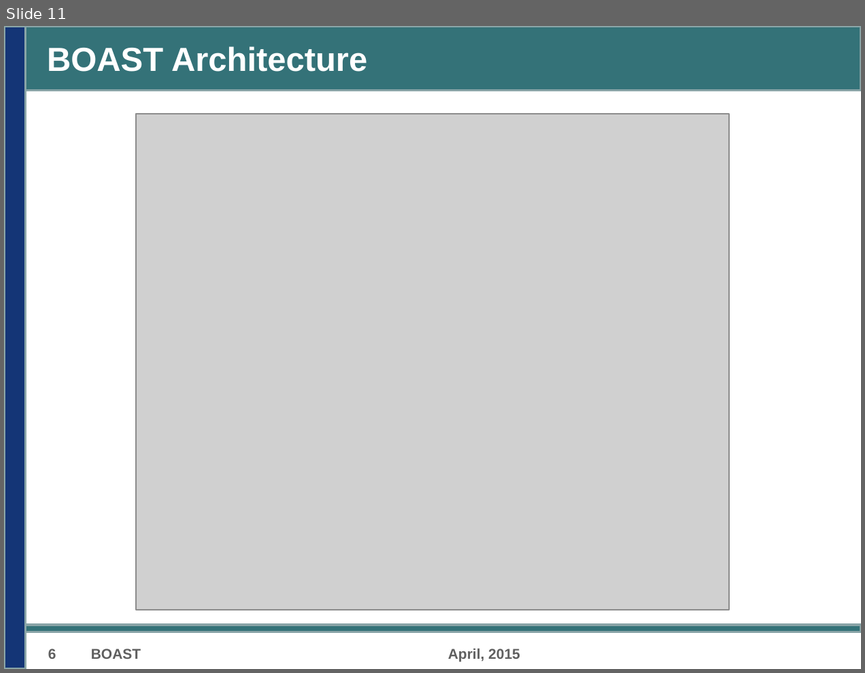
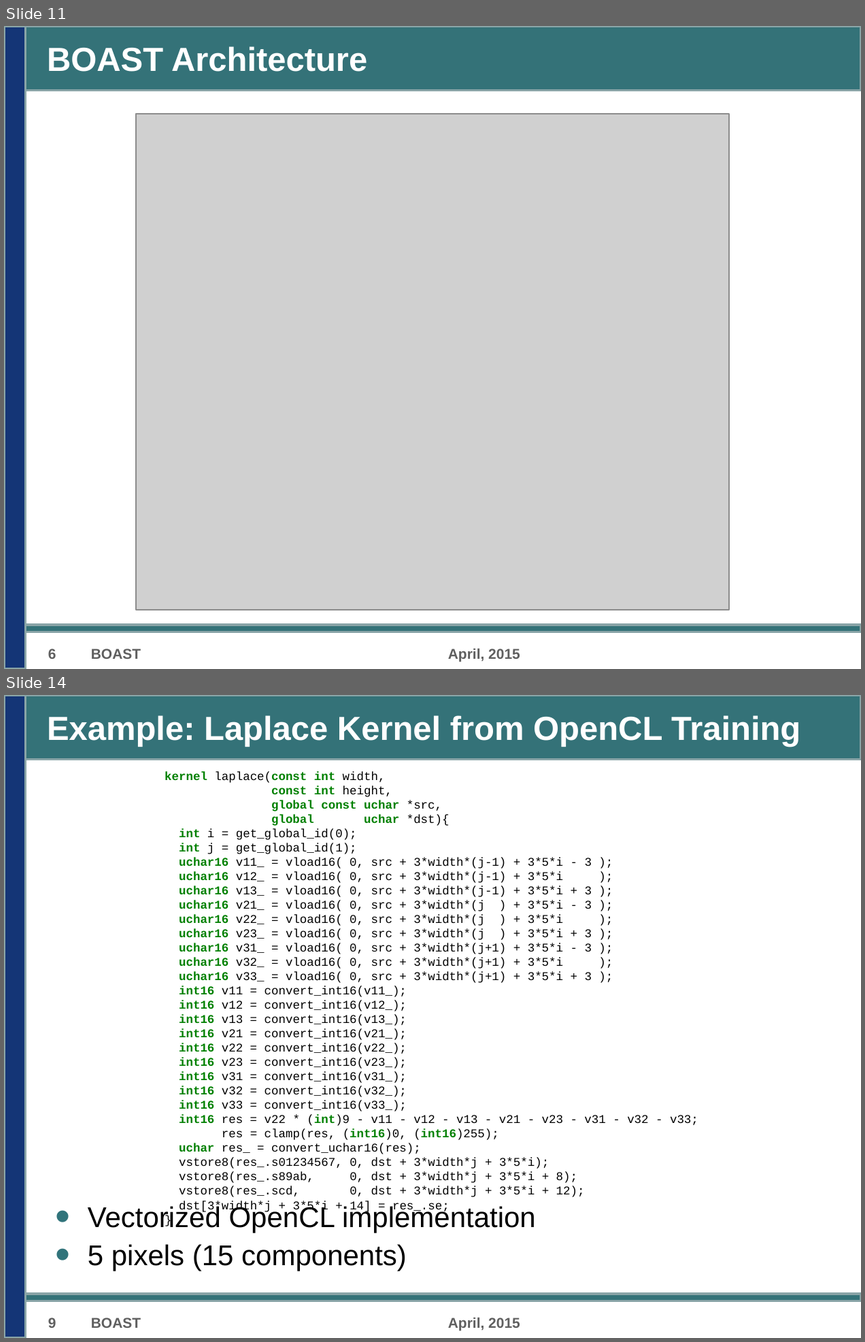
Before and after one commit to Nanosim-LIG/boast-lig, a slide deck: Paper/D5.5/D5.5.odp. Shown one above the other, each under a label of ours: slide 11 before the commit, slides 11 and 14 after it; the slides between them are not shown. The pictures are 865x673 and 865x1342 pixels, drawn with LibreOffice and Linux fonts; fonts in the diff are those of the drawing; grey boxes stand for pictures; background and template pictures are left out. Boxes give left, top, right and bottom in pixels: in the first picture for what was removed or moved away, otherwise in the second. Text is boxed around its words. In the diff, an @@ line names an element or a change of style, - is before the commit and + after.

```diff
--- a/Paper/D5.5/D5.5.odp
+++ b/Paper/D5.5/D5.5.odp
@@ slide 14 added at box(4, 695, 861, 1338), background #FFFFFF; not listed: 3 template elements that a slide beside it also shows @@
@@ title added at box(47, 715, 800, 747), 28 pt, text #FFFFFF, bold @@
+Example: Laplace Kernel from OpenCL Training
@@ text added at box(164, 771, 698, 1212), 10 pt, text #000000 @@
+kernel laplace(const int width,
+const int height,
+global const uchar *src,
+global uchar *dst){
+int i = get_global_id(0);
+int j = get_global_id(1);
+uchar16 v11_ = vload16( 0, src + 3*width*(j-1) + 3*5*i - 3 );
+uchar16 v12_ = vload16( 0, src + 3*width*(j-1) + 3*5*i );
+uchar16 v13_ = vload16( 0, src + 3*width*(j-1) + 3*5*i + 3 );
+uchar16 v21_ = vload16( 0, src + 3*width*(j ) + 3*5*i - 3 );
+uchar16 v22_ = vload16( 0, src + 3*width*(j ) + 3*5*i );
+uchar16 v23_ = vload16( 0, src + 3*width*(j ) + 3*5*i + 3 );
+uchar16 v31_ = vload16( 0, src + 3*width*(j+1) + 3*5*i - 3 );
+uchar16 v32_ = vload16( 0, src + 3*width*(j+1) + 3*5*i );
+uchar16 v33_ = vload16( 0, src + 3*width*(j+1) + 3*5*i + 3 );
+int16 v11 = convert_int16(v11_);
+int16 v12 = convert_int16(v12_);
+int16 v13 = convert_int16(v13_);
+int16 v21 = convert_int16(v21_);
+int16 v22 = convert_int16(v22_);
+int16 v23 = convert_int16(v23_);
+int16 v31 = convert_int16(v31_);
+int16 v32 = convert_int16(v32_);
+int16 v33 = convert_int16(v33_);
+int16 res = v22 * (int)9 - v11 - v12 - v13 - v21 - v23 - v31 - v32 - v33;
+res = clamp(res, (int16)0, (int16)255);
+uchar res_ = convert_uchar16(res);
+vstore8(res_.s01234567, 0, dst + 3*width*j + 3*5*i);
+vstore8(res_.s89ab, 0, dst + 3*width*j + 3*5*i + 8);
+vstore8(res_.scd, 0, dst + 3*width*j + 3*5*i + 12);
+dst[3*width*j + 3*5*i + 14] = res_.se;
+}
@@ text added at box(88, 1204, 536, 1270), 24 pt, text #000000 @@
+• Vectorized OpenCL implementation
+• 5 pixels (15 components)
@@ text added at box(48, 1317, 56, 1327), 12 pt, text #5F5F5F, bold @@
+9
@@ text added at box(91, 1317, 141, 1327), 12 pt, text #5F5F5F, bold @@
+BOAST
@@ text added at box(448, 1317, 520, 1331), 12 pt, text #5F5F5F, bold @@
+April, 2015
```
Also in this commit, not shown: 2 slides changed, 3 other slides added.
